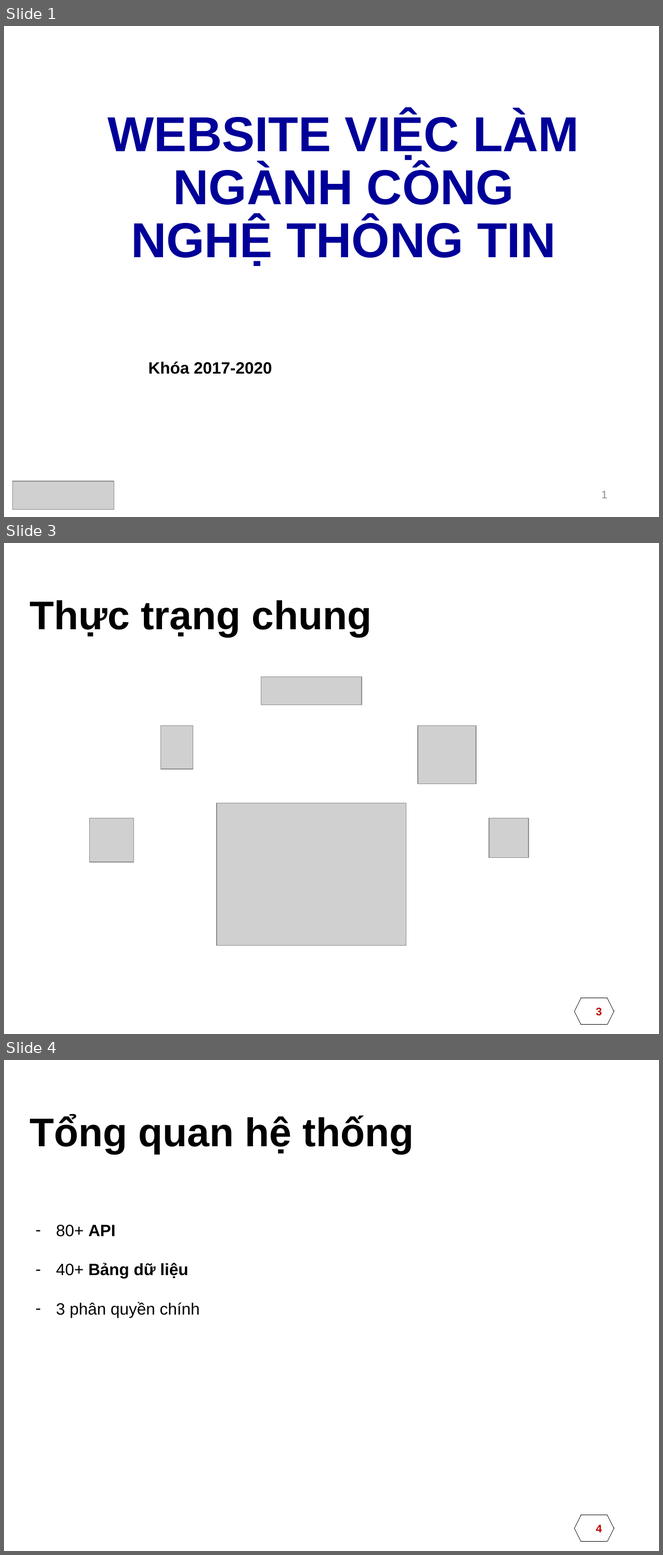
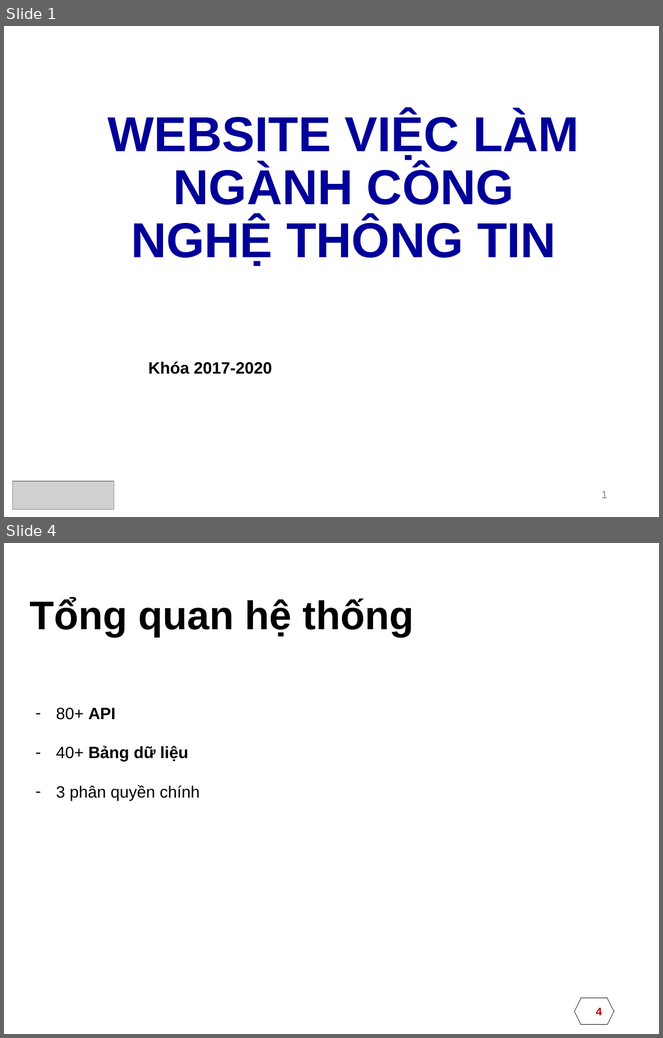
Before and after one commit to huytd-it/itconnect.pw, a slide deck: documents/DATN.pptx. Shown one above the other, each under a label of ours: slides 1, 3 and 4 before the commit, slides 1 and 4 after it; the slides between them are not shown. The pictures are 663x1555 and 663x1038 pixels, drawn with LibreOffice and Linux fonts; fonts in the diff are those of the drawing; grey boxes stand for pictures; background and template pictures are left out. Boxes give left, top, right and bottom in pixels: in the first picture for what was removed or moved away, otherwise in the second. Text is boxed around its words. In the diff, an @@ line names an element or a change of style, - is before the commit and + after.

```diff
--- a/documents/DATN.pptx
+++ b/documents/DATN.pptx
@@ slide 3 removed at [4,543,659,1034], background picture (left out) @@
@@ title removed at [29,600,372,637] @@
-Thực trạng chung
@@ picture removed at [261,677,362,705] @@
@@ picture removed at [161,726,193,769] @@
@@ picture removed at [418,726,476,784] @@
@@ picture removed at [217,803,406,945] @@
@@ picture removed at [90,818,133,862] @@
@@ picture removed at [490,818,529,858] @@
@@ page number removed at [574,999,614,1025] @@
-3
```
Also in this commit, not shown: 1 slide changed, 1 slide added, 56 other files.
